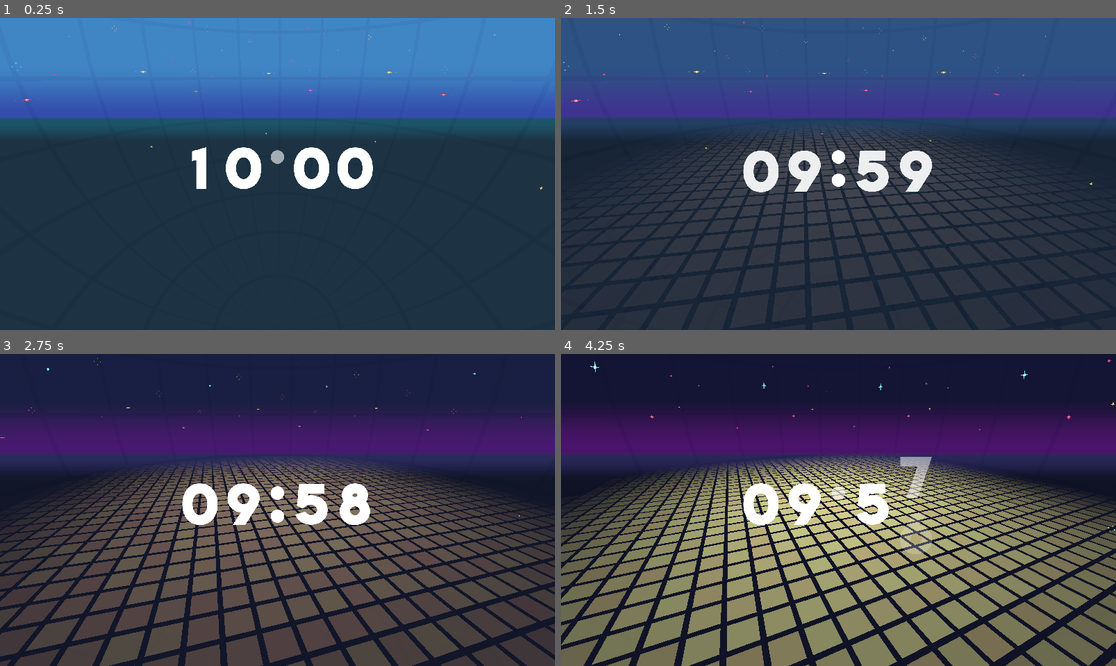
Above: before the commit, frames 1-4 (two rows, left to right).
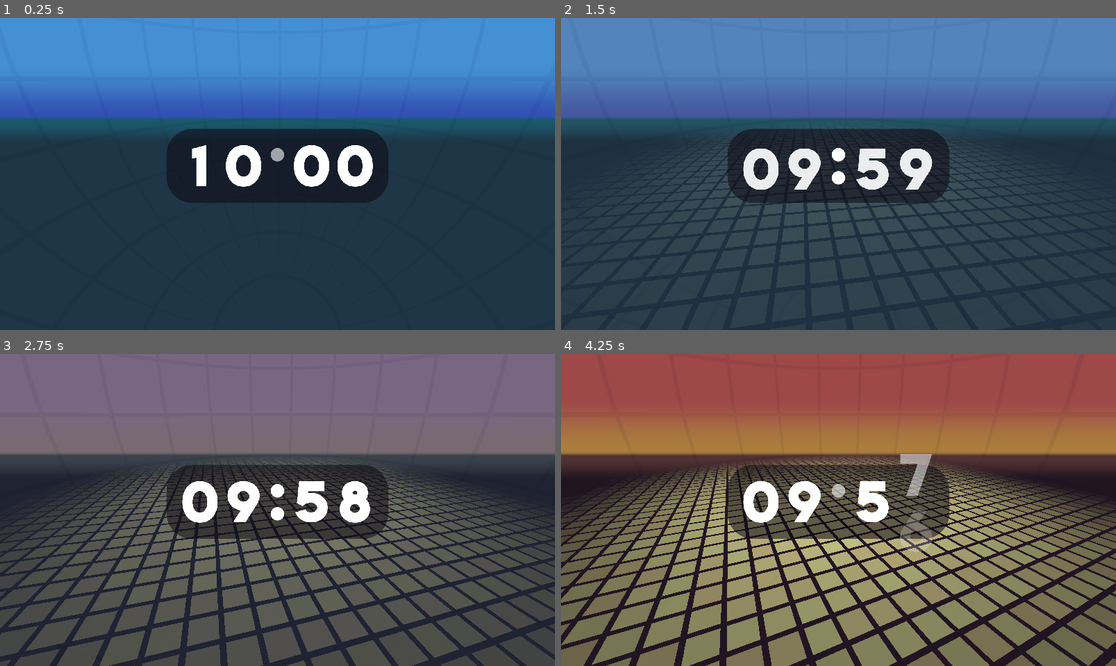
Above: after the commit, the same moments.

Repository: Tralexium/FA2021Countdown
Game: Godot game, scene res://Scenes/Main.tscn
The game is run twice, just before and just after one commit, with the same random seed, the same clock (stepped at 60 frames per second) and the same inputs. Sound files missing from this copy of the repository are replaced by a short silence.
Inputs:
- Up to frame 1 (0.25 s): no input
- Up to frame 2 (1.5 s): no input
- Up to frame 3 (2.75 s): no input
- Up to frame 4 (4.25 s): no input

The runs differ from the first frame. In frame 1, 7.5% of the frame differs, in the area x 2-98%, y 1-60%; in frame 2, 37%; in frame 3, 38%; in frame 4, 43%, in the area x 0-100%, y 0-65%.

Commit message:
Updated the timer look, Reversed some temporary changes

Diff:
--- a/Scenes/3D/StarSkyboxLayer.tscn
+++ b/Scenes/3D/StarSkyboxLayer.tscn
@@ -33,6 +33,7 @@
 flags_unshaded = true
 vertex_color_use_as_albedo = true
 params_cull_mode = 1
+albedo_color = Color( 1, 1, 1, 0 )
 albedo_texture = SubResource( 2 )
 uv1_scale = Vector3( 8, 4, 1 )
 
--- a/Scenes/Main.gd
+++ b/Scenes/Main.gd
@@ -8,8 +8,8 @@
 
 onready var music_playlist := [
 	preload("res://Assets/Music/track_1.mp3"),
+	preload("res://Assets/Music/track_2.mp3"),
 	preload("res://Assets/Music/track_3.mp3"),
-	preload("res://Assets/Music/track_2.mp3"),
 ]
 
 onready var nDiscoFloor : MultiMeshInstance = $"3DWorld/DiscoFloor"
@@ -25,8 +25,6 @@
 
 func _ready() -> void:
 	spectrum = AudioServer.get_bus_effect_instance(0,0)
-
-	_on_Music_finished()
 
 	nTween.interpolate_property(nDiscoFloor, "opacity", 0.0, 1.0, 5.0, Tween.TRANS_SINE, Tween.EASE_IN)
 	nTween.start()
@@ -55,8 +53,13 @@
 		match current_track_id:
 			1:
 				min_db = 32.0
+				# Tween out the bubbles
+				# Tween in the clouds
 			2:
 				min_db = 34.0
+				# Tween out the clouds
+				# Tween in the stars
+
 		nMusic.stream = music_playlist[current_track_id]
 		nMusic.play()
 		nSkyBox.next_color()
--- a/Scenes/Main.tscn
+++ b/Scenes/Main.tscn
@@ -9,6 +9,14 @@
 [ext_resource path="res://Scenes/SkyController.gd" type="Script" id=7]
 
 [sub_resource type="SphereMesh" id=3]
+
+[sub_resource type="StyleBoxFlat" id=4]
+bg_color = Color( 0.0509804, 0.0352941, 0.0745098, 0.556863 )
+corner_radius_top_left = 90
+corner_radius_top_right = 90
+corner_radius_bottom_right = 90
+corner_radius_bottom_left = 90
+corner_detail = 16
 
 [node name="Main" type="Node"]
 script = ExtResource( 4 )
@@ -32,11 +40,25 @@
 transform = Transform( 1, 0, 0, 0, 0.919568, 0.392932, 0, -0.392932, 0.919568, 0, 33.6156, 92.811 )
 far = 310.0
 
-[node name="Timer" parent="." instance=ExtResource( 1 )]
-margin_left = 608.0
-margin_top = 392.0
-margin_right = 1312.0
-margin_bottom = 648.0
+[node name="InitialTimer" type="Control" parent="."]
+margin_left = 576.0
+margin_top = 384.0
+margin_right = 1344.0
+margin_bottom = 640.0
+rect_pivot_offset = Vector2( 384, 128 )
+__meta__ = {
+"_edit_group_": true,
+"_edit_use_anchors_": false
+}
+
+[node name="Panel" type="Panel" parent="InitialTimer"]
+margin_right = 768.0
+margin_bottom = 256.0
+custom_styles/panel = SubResource( 4 )
+
+[node name="Timer" parent="InitialTimer" instance=ExtResource( 1 )]
+margin_left = 32.0
+margin_right = 736.0
 timer_minutes = 10
 
 [node name="Music" type="AudioStreamPlayer" parent="."]
--- a/Scenes/SkyController.gd
+++ b/Scenes/SkyController.gd
@@ -4,8 +4,8 @@
 
 var color_set := [
 	preload("res://Resources/env_colors_1.tres"),
+	preload("res://Resources/env_colors_2.tres"),
 	preload("res://Resources/env_colors_3.tres"),
-	preload("res://Resources/env_colors_2.tres"),
 ]
 var sky_top_color : Color
 var sky_horizon_color : Color
Not shown: 1 places in Scenes/Main.tscn that only renumber resources
